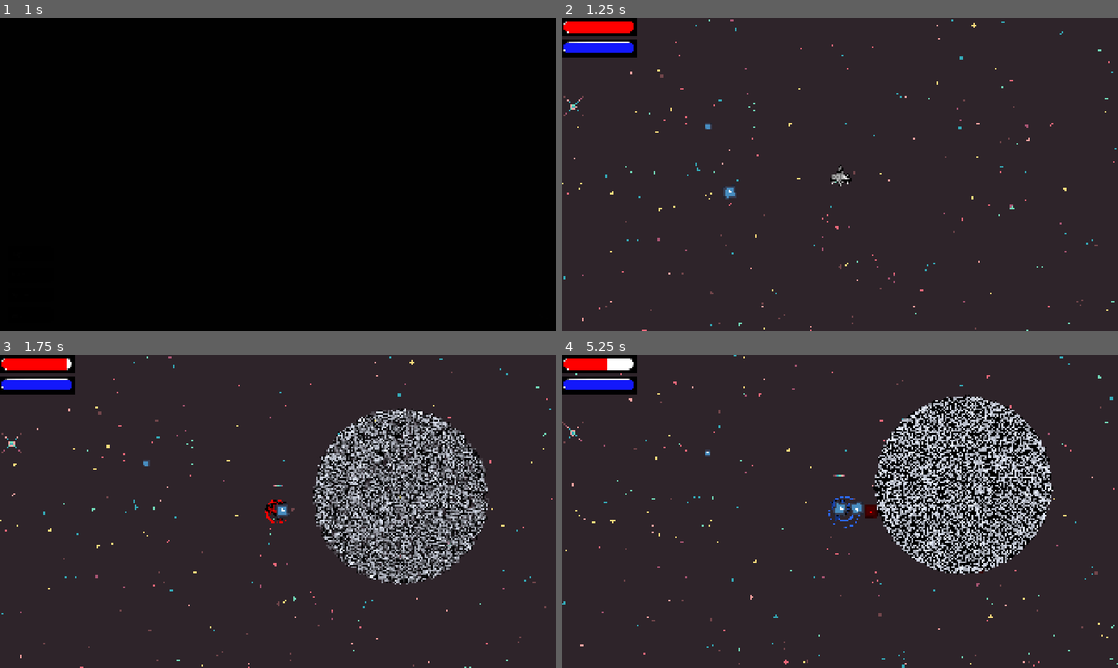
Above: before the commit, frames 1-4 (two rows, left to right).
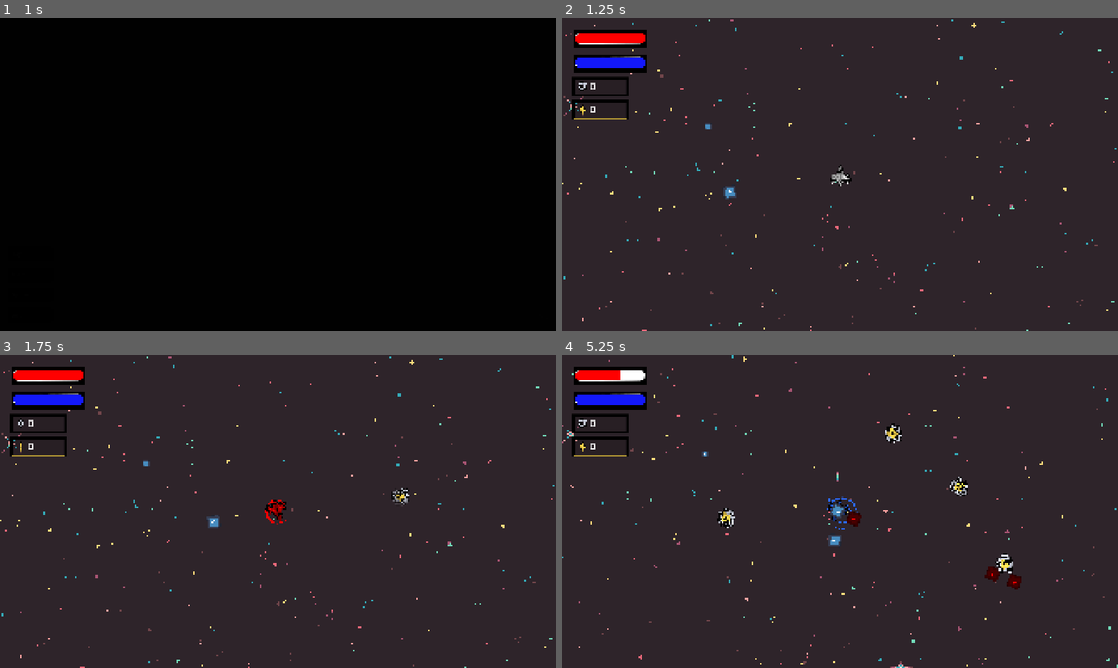
Above: after the commit, the same moments.

Repository: Yolo-Arts/Game-Off-2026
Game: Godot game, scene res://Game/main_game.tscn
The game is run twice, just before and just after one commit, with the same random seed, the same clock (stepped at 60 frames per second) and the same inputs. The engine's default icon, where the game draws it, is replaced by a stand-in: a white triangle on a blue panel in a dark square. Sound files missing from this copy of the repository are replaced by a short silence.
Inputs (mouse positions are in pixels of both pictures, inside the frame that each line leads up to):
- Up to frame 1 (1 s): click "Play" at 0.5 s
- Up to frame 2 (1.25 s): no input
- Up to frame 3 (1.75 s): tap Enter at 1.25 s; move the mouse to (400, 495) at 1.27 s; hold D (move_right) from 1.28 s (still down); hold Shift (shift) from 1.28 s (still down); click (400, 495) at 1.42 s; tap T at 1.55 s
- Up to frame 4 (5.25 s): move the mouse to (728, 527) at 2.02 s; release D (move_right) at 2.03 s; release Shift (shift) at 2.03 s; hold S (move_down) 2.03-2.78 s; tap T at 2.1, 3.05, 4.35 s; click (728, 527) at 2.17 s; tap Shift (shift) at 2.3, 3.6, 5.1 s; move the mouse to (895, 442) at 2.77 s; hold D (move_right) 2.78-3.53 s; hold Space (Ram) 2.78-3.53 s; click (895, 442) at 2.92 s; move the mouse to (812, 574) at 3.52 s; hold W (move_up) 3.53-4.28 s; click (812, 574) at 3.67 s; move the mouse to (1006, 558) at 4.27 s; hold A (move_left) from 4.28 s (still down); click (1006, 558) at 4.42 s; move the mouse to (673, 464) at 5.02 s; click (673, 464) at 5.17 s

Frame 1 is identical in both runs. In frame 2, 2.8% of the frame differs, in the area x 0-16%, y 0-33%; in frame 3, 15%; in frame 4, 19%, in the area x 0-100%, y 0-100%.

Commit message:
adding currency count to HUD

Diff:
--- a/AutoLoads/transition_manager.tscn
+++ b/AutoLoads/transition_manager.tscn
@@ -204,6 +204,7 @@
 }
 
 [node name="TransitionManager" type="CanvasLayer" unique_id=1818378741]
+layer = 2
 script = ExtResource("1_004wo")
 
 [node name="FadeInBlack" type="ColorRect" parent="." unique_id=1552849414]
--- a/Game/EnemyComponents/enemy.gd
+++ b/Game/EnemyComponents/enemy.gd
@@ -27,9 +27,11 @@
 func _process(delta: float) -> void:
 	pass
 
-func _exit_tree() -> void:
+func die() -> void:
 	#var collectable := load("res://Game/Collectables/collectable.tscn")
 	#var test = collectable.instantiate()
 	#test.position = position
 
+	# TODO Add enemy death SFX
 	Pickups.spawn(Enums.CurrencyType.GEAR, global_position, 1)
+	queue_free()
--- a/Game/EnemyComponents/enemy_health_component.gd
+++ b/Game/EnemyComponents/enemy_health_component.gd
@@ -14,4 +14,4 @@
 	print(damage)
 	current_health = clampf(current_health - damage,0 , max_health)
 	if(current_health <= 0):
-		get_parent().queue_free() #Does all the shindiggery it needs to in the
+		get_parent().die() #Does all the shindiggery it needs to in the
--- a/Resources/EnemySources/test_enemy_stats.tres
+++ b/Resources/EnemySources/test_enemy_stats.tres
@@ -6,5 +6,5 @@
 script = ExtResource("1_fuhsb")
 shift_color = 0
 damage = 10.0
-opposite_speed = 2000.0
+opposite_speed = 500.0
 metadata/_custom_type_script = "uid://cee3blfn2lg47"
--- a/Scenes/Pickups/pickup_multi_mesh.gd
+++ b/Scenes/Pickups/pickup_multi_mesh.gd
@@ -40,6 +40,10 @@
 func _exit_tree() -> void:
 	if Performance.has_custom_monitor(MONITOR_ID):
 		Performance.remove_custom_monitor(MONITOR_ID)
+	if Pickups.spawn_requested.is_connected(_add_pickup_instance):
+		Pickups.spawn_requested.disconnect(_add_pickup_instance)
+	if Pickups.despawn_all_requested.is_connected(_on_despawn_all_pickups):
+		Pickups.despawn_all_requested.disconnect(_on_despawn_all_pickups)
 
 func _setup_multimesh() -> void:
 	var new_multimesh := MultiMesh.new()
@@ -81,6 +85,9 @@
 
 
 func _add_pickup_instance(currency_data: CurrencyData, spawn_position: Vector2) -> void:
+	if not is_inside_tree():
+		return
+
 	if _pickup_instance_dictionary.size() >= max_pickups:
 		_queue_currency(currency_data.type, Pickups.value_per_pickup)
 		return
--- a/Scenes/Player/player.gd
+++ b/Scenes/Player/player.gd
@@ -18,7 +18,7 @@
 
 
 func _ready() -> void:
-	EventSystem.BUL_create_bulletin.emit(BulletinConfig.Keys.HUD)
+	#EventSystem.BUL_create_bulletin.emit(BulletinConfig.Keys.HUD)
 	EventSystem.player_hit.connect(_on_player_hit)
 
 	item_manager.setup(_default_stats)
--- /dev/null
+++ b/Scenes/UpgradeView/CurrencyCount/currency_count_container.tscn
@@ -0,0 +1,4 @@
+[gd_scene format=3 uid="uid://defbvjgax4sr8"]
+
+[node name="CurrencyCountContainer" type="VBoxContainer" unique_id=17007720]
+theme_override_constants/separation = 20
--- a/Scenes/UpgradeView/CurrencyCount/currency_count_control.gd
+++ b/Scenes/UpgradeView/CurrencyCount/currency_count_control.gd
@@ -46,7 +46,14 @@
 
 	show()
 
+	var color_to_change: Color
+	if _data.amount > _current_value:
+		color_to_change = Color(0.484, 1.0, 0.0, 1.0)
+	else:
+		color_to_change = Color(1.0, 0.0, 0.0, 1.0)
+
 	_current_value = _data.amount
+
 	label.text = add_spaces_to_number("%d" % _current_value)
 
 	rectangle_shape.size.x = 140 + (label.size.x - 41)
@@ -54,7 +61,7 @@
 	TweenManager.scale_up_and_down(animated_sprite_2d, 2.5, 2.0, 0.1, 0.1)
 	TweenManager.scale_up_and_down(self, 1.25, 1.0, 0.1, 0.1)
 	TweenManager.scale_up_and_down(label, 1.25, 1.0, 0.1, 0.1)
-	TweenManager.flash(label, Color.RED, Color.WHITE, 0.25, 0.025)
+	TweenManager.flash(label, color_to_change, Color.WHITE, 0.25, 0.025)
 
 func _on_insufficient_amount_triggered() -> void :
 	if !is_visible_in_tree(): return
--- a/Scenes/UpgradeView/upgrade_view.tscn
+++ b/Scenes/UpgradeView/upgrade_view.tscn
@@ -3,6 +3,7 @@
 [ext_resource type="PackedScene" uid="uid://c8elrsqfmf3n7" path="res://Scenes/SkillTree/skill_tree.tscn" id="1_fewt0"]
 [ext_resource type="Script" uid="uid://cwckifb8fonv" path="res://Scenes/UpgradeView/upgrade_view.gd" id="1_nak5f"]
 [ext_resource type="PackedScene" uid="uid://b2csbwetpiepa" path="res://Scenes/UpgradeView/CurrencyCount/currency_count_control.tscn" id="2_40fe1"]
+[ext_resource type="PackedScene" uid="uid://defbvjgax4sr8" path="res://Scenes/UpgradeView/CurrencyCount/currency_count_container.tscn" id="4_o3nr1"]
 
 [node name="UpgradeView" type="Node2D" unique_id=1833710032]
 script = ExtResource("1_nak5f")
@@ -52,7 +53,6 @@
 theme_override_constants/margin_right = 15
 theme_override_constants/margin_bottom = 15
 
-[node name="CurrencyCountContainer" type="VBoxContainer" parent="Control/MarginContainer/HBoxContainer/CurrencyMarginContainer/CurrencyContainer" unique_id=227528752]
+[node name="CurrencyCountContainer" parent="Control/MarginContainer/HBoxContainer/CurrencyMarginContainer/CurrencyContainer" unique_id=17007720 instance=ExtResource("4_o3nr1")]
 unique_name_in_owner = true
 layout_mode = 2
-theme_override_constants/separation = 20
--- a/Stages/main/main.gd
+++ b/Stages/main/main.gd
@@ -1,6 +1,8 @@
 extends Node2D
 
 @onready var camera = %Camera2D
+@onready var currency_count_container = %CurrencyCountContainer
+@export var currency_count_control: PackedScene
 
 func _input(event: InputEvent) -> void:
 	if event.is_action_pressed("pause"):
@@ -10,9 +12,19 @@
 func _ready() -> void:
 	EventSystem.MUS_play_music.emit(MusicConfig.Keys.BGMPlaceHolder2)
 	TweenManager.camera = camera
+	setup_currency_count_container(Currencies._by_type)
+
+func setup_currency_count_container(dict: Dictionary) -> void:
+	for key in dict:
+		var currency_count_control_scene = currency_count_control.instantiate() as CurrencyCountControl
+		currency_count_container.add_child(currency_count_control_scene)
+
+		#currency_count_control_scene._data = Currencies._by_type[key]
+		currency_count_control_scene.inject_data(dict[key])
+
 
 func _unhandled_input(event: InputEvent) -> void:
-	if event.keycode == KEY_T:
+	if event is InputEventKey and event.pressed and event.keycode == KEY_T:
 		var spot := get_global_mouse_position()
-		Pickups.spawn(Enums.CurrencyType.GEAR, spot, 5000)
-		Pickups.spawn(Enums.CurrencyType.STAR, spot, 1)
+		Pickups.spawn(Enums.CurrencyType.GEAR, spot, 40)
+		Pickups.spawn(Enums.CurrencyType.STAR, spot, 10)
--- a/Stages/main/main.tscn
+++ b/Stages/main/main.tscn
@@ -11,6 +11,13 @@
 [ext_resource type="Resource" uid="uid://bskyx75x7b3nd" path="res://Resources/EnemySources/test_enemy.tres" id="9_oajci"]
 [ext_resource type="Script" uid="uid://d25cy6pylx3w5" path="res://Resources/stage_info.gd" id="9_qfemd"]
 [ext_resource type="PackedScene" uid="uid://deqbh4jesur4l" path="res://Scenes/Pickups/pickup_multi_mesh.tscn" id="11_qfemd"]
+[ext_resource type="PackedScene" uid="uid://b2csbwetpiepa" path="res://Scenes/UpgradeView/CurrencyCount/currency_count_control.tscn" id="12_hyxu5"]
+[ext_resource type="Texture2D" uid="uid://c244yl55i628w" path="res://Assets/ProgrammerArt/bar_under.png" id="13_2mnvh"]
+[ext_resource type="PackedScene" uid="uid://defbvjgax4sr8" path="res://Scenes/UpgradeView/CurrencyCount/currency_count_container.tscn" id="13_ion2p"]
+[ext_resource type="Texture2D" uid="uid://d2gk0m5tasunu" path="res://Assets/ProgrammerArt/progress.png" id="14_plu5u"]
+[ext_resource type="Script" uid="uid://dqollry410r2i" path="res://UI/stat_bar.gd" id="15_guytx"]
+[ext_resource type="Texture2D" uid="uid://b17pq178napp7" path="res://Assets/ProgrammerArt/EnergyBar.png" id="16_33khn"]
+[ext_resource type="Script" uid="uid://4qe5t0x1fdm7" path="res://UI/energy_bar.gd" id="17_1b66h"]
 
 [sub_resource type="Resource" id="Resource_bi0sn"]
 script = ExtResource("9_qfemd")
@@ -23,6 +30,7 @@
 
 [node name="Main" type="Node2D" unique_id=1485435742]
 script = ExtResource("1_bo1nx")
+currency_count_control = ExtResource("12_hyxu5")
 
 [node name="Sprite2D" type="Sprite2D" parent="." unique_id=1248161557]
 texture_repeat = 2
@@ -55,3 +63,47 @@
 
 [node name="PickupMultiMesh" parent="." unique_id=370772807 instance=ExtResource("11_qfemd")]
 mesh_size = Vector2(16, 16)
+
+[node name="HUD" type="CanvasLayer" parent="." unique_id=1511900576]
+
+[node name="MarginContainer" type="MarginContainer" parent="HUD" unique_id=316964686]
+anchors_preset = 15
+anchor_right = 1.0
+anchor_bottom = 1.0
+grow_horizontal = 2
+grow_vertical = 2
+mouse_filter = 2
+theme_override_constants/margin_left = 40
+theme_override_constants/margin_top = 40
+theme_override_constants/margin_right = 40
+theme_override_constants/margin_bottom = 40
+
+[node name="VBoxContainer" type="VBoxContainer" parent="HUD/MarginContainer" unique_id=238998696]
+layout_mode = 2
+size_flags_horizontal = 0
+size_flags_vertical = 0
+theme_override_constants/separation = 20
+
+[node name="HealthBar" type="TextureProgressBar" parent="HUD/MarginContainer/VBoxContainer" unique_id=1892308537]
+layout_mode = 2
+value = 100.0
+texture_under = ExtResource("13_2mnvh")
+texture_progress = ExtResource("14_plu5u")
+script = ExtResource("15_guytx")
+event_bus_signal = Array[StringName]([&"health_changed", &"health_increased", &"health_reduced"])
+metadata/_custom_type_script = "uid://dqollry410r2i"
+
+[node name="EnergyBar" type="TextureProgressBar" parent="HUD/MarginContainer/VBoxContainer" unique_id=1845865454]
+layout_mode = 2
+value = 100.0
+texture_under = ExtResource("13_2mnvh")
+texture_progress = ExtResource("16_33khn")
+script = ExtResource("17_1b66h")
+event_bus_signal = Array[StringName]([&"energy_changed", &"energy_increased", &"energy_reduced"])
+
+[node name="CurrencyCountContainer" parent="HUD/MarginContainer/VBoxContainer" unique_id=17007720 instance=ExtResource("13_ion2p")]
+unique_name_in_owner = true
+layout_mode = 2
+size_flags_horizontal = 0
+size_flags_vertical = 0
+mouse_filter = 2
